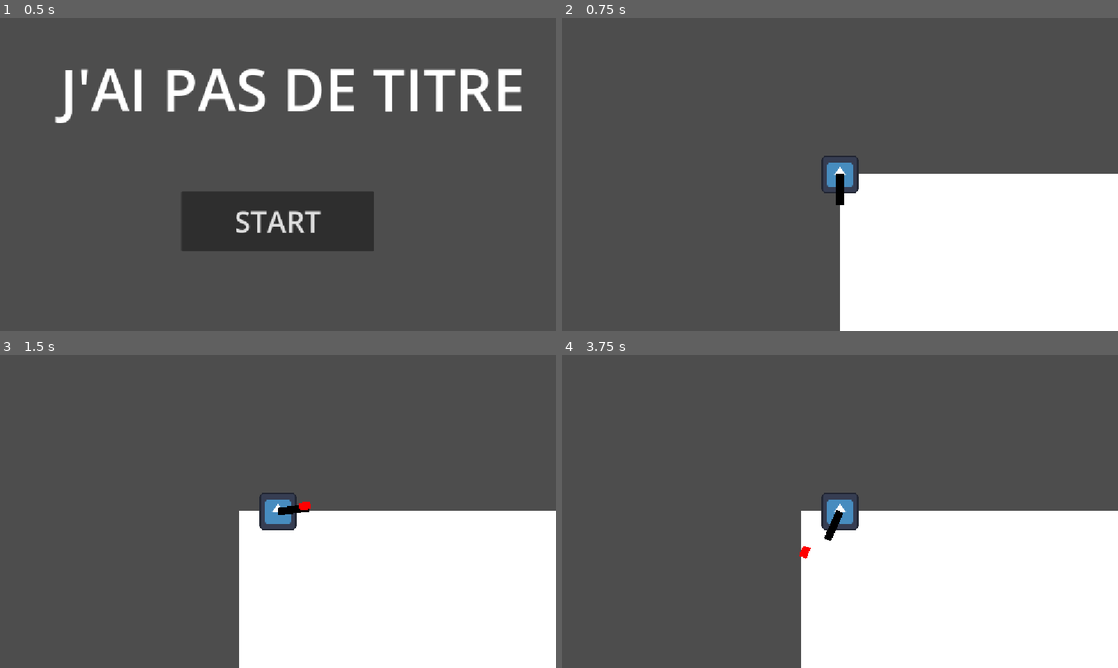
Above: before the commit, frames 1-4 (two rows, left to right).
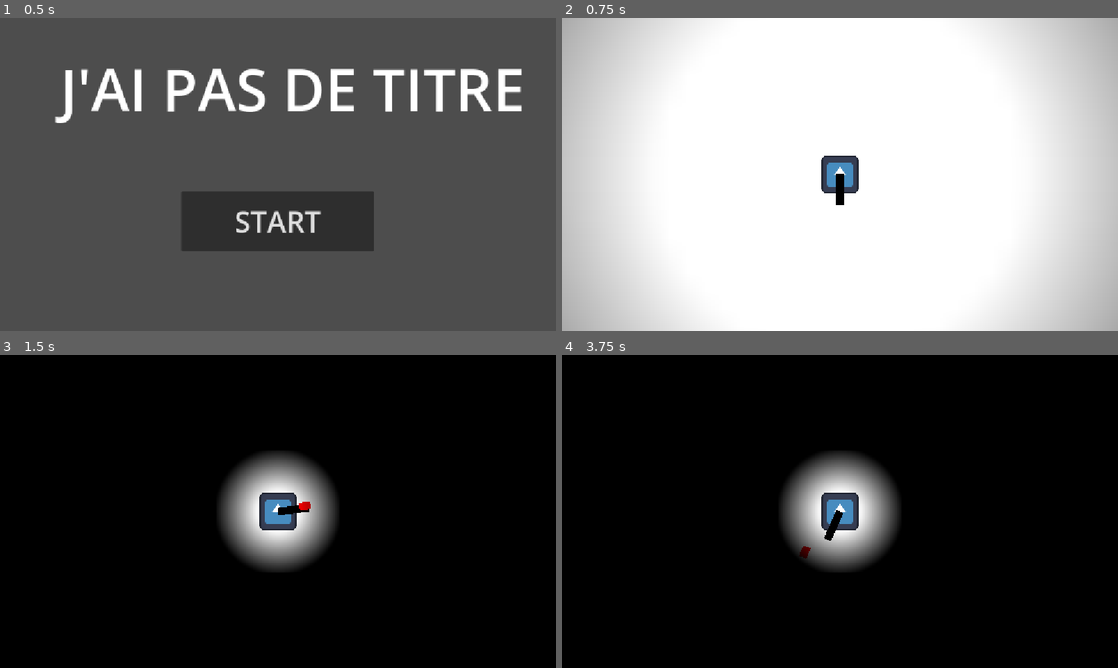
Above: after the commit, the same moments.

Repository: PandaMaki/game-jam-baudo
Game: Godot game, scene res://main.tscn
Same seed, same stepped clock (60 frames per second), same inputs: the game is played once before the commit and once after it. The engine's default icon, where the game draws it, is replaced by a stand-in: a white triangle on a blue panel in a dark square.
Inputs (mouse positions are in pixels of both pictures, inside the frame that each line leads up to):
- Up to frame 1 (0.5 s): no input
- Up to frame 2 (0.75 s): click "START" at 0.5 s
- Up to frame 3 (1.5 s): tap Enter (ui_accept) at 1.25 s; move the mouse to (400, 495) at 1.27 s; hold D (right) from 1.28 s (still down); tap Space (shoot) at 1.35 s
- Up to frame 4 (3.75 s): tap Enter (ui_accept) at 1.52, 2.27 s; move the mouse to (728, 527) at 2.02 s; tap Space (shoot) at 2.1, 2.85, 3.6 s; move the mouse to (895, 442) at 2.77 s; release D (right) at 2.78 s; hold A (left) 2.78-3.53 s; move the mouse to (812, 574) at 3.52 s; hold D (right) from 3.53 s (still down)

Frame 1 is identical in both runs. In frame 2, 81% of the frame differs, in the area x 0-100%, y 0-100%; in frame 3, 98%; in frame 4, 98%.

Commit message:
mécanique principale ajouté
quand on bouge, on voit pas grand chose, et quand on bouge pas on voit tout ! g utilisé un tween pr que sa clignote pas juste

Diff:
--- a/game.tscn
+++ b/game.tscn
@@ -19,8 +19,8 @@
 [node name="game" type="Node2D" unique_id=349331373]
 
 [node name="Sprite2D" type="Sprite2D" parent="." unique_id=177255385]
-position = Vector2(574.5, 324.375)
-scale = Vector2(4.4960938, 649.25)
+position = Vector2(523.9999, 276)
+scale = Vector2(9.468749, 1336)
 texture = SubResource("GradientTexture1D_ssvtb")
 
 [node name="Player" parent="." unique_id=872593450 instance=ExtResource("1_80nbo")]
@@ -35,3 +35,5 @@
 position = Vector2(938, 139)
 
 [node name="CanvasModulate" type="CanvasModulate" parent="." unique_id=1506803974]
+visible = false
+color = Color(0, 0, 0, 1)
--- a/project.godot
+++ b/project.godot
@@ -19,6 +19,10 @@
 
 window/stretch/mode="canvas_items"
 window/stretch/aspect="expand"
+
+[editor]
+
+movie_writer/movie_file="/home/mathieu/Applications/Godot/Videos/game-jam-baudo/video1.avi"
 
 [global_group]
 
--- a/scenes/player/player.gd
+++ b/scenes/player/player.gd
@@ -1,12 +1,17 @@
 extends CharacterBody2D
 
+#taille d'une case
 @export var taille_case = 80
-
 # Durée (en secondes) pour glisser d'une case à l'autre
 @export var duree_deplacement = 0.12
 
 # Vrai pendant l'animation : empêche de lancer un 2e déplacement en même temps
 var en_mouvement = false
+
+func _ready():
+	#lumière allumée
+	var tween = create_tween()
+	tween.tween_property($PointLight2D, "texture_scale", 10.0, 0.2)
 
 func _unhandled_input(event: InputEvent) -> void:
 	if event.is_action_pressed("up"):
@@ -17,7 +22,6 @@
 		essayer_deplacer(Vector2.LEFT)
 	elif event.is_action_pressed("right"):
 		essayer_deplacer(Vector2.RIGHT)
-
 
 func die():
 	queue_free()
@@ -30,8 +34,13 @@
 		return  # Mur : on annule, le perso ne bouge pas
 	# Pas d'obstacle : on lance le déplacement
 	en_mouvement = true
+
+	$TimerNoir.stop()
+	var tween = create_tween()
+	tween.tween_property($PointLight2D, "texture_scale", 1.0, 0.2)
+
 	# Le Tween anime une propriété progressivement dans le temps
-	var tween = create_tween()
+	tween = create_tween()
 	# Ici : global_position va de sa valeur actuelle à (actuelle + mouvement)
 	tween.tween_property(self, "global_position", global_position + mouvement, duree_deplacement)
 	# On attend la fin de l'animation avant de continuer
@@ -39,5 +48,10 @@
 	# Animation finie : le perso peut de nouveau bouger
 	en_mouvement = false
 
-func mecanique():
-	pass
+	$TimerNoir.start()
+
+func _on_timer_noir_timeout() -> void:
+	if en_mouvement:
+		return
+	var tween = create_tween()
+	tween.tween_property($PointLight2D, "texture_scale", 10.0, 0.5)
--- a/scenes/player/player.tscn
+++ b/scenes/player/player.tscn
@@ -18,6 +18,16 @@
 [sub_resource type="RectangleShape2D" id="RectangleShape2D_clr57"]
 size = Vector2(80, 80)
 
+[sub_resource type="Gradient" id="Gradient_gmlin"]
+offsets = PackedFloat32Array(0.22891566, 0.7409639)
+colors = PackedColorArray(1, 1, 1, 1, 0, 0, 0, 1)
+
+[sub_resource type="GradientTexture2D" id="GradientTexture2D_apd2n"]
+gradient = SubResource("Gradient_gmlin")
+fill = 1
+fill_from = Vector2(0.5, 0.5)
+fill_to = Vector2(0, 1)
+
 [node name="Player" type="CharacterBody2D" unique_id=872593450 groups=["player"]]
 script = ExtResource("1_dovo2")
 metadata/_edit_group_ = true
@@ -32,3 +42,17 @@
 [node name="Camera2D" type="Camera2D" parent="." unique_id=1252639716]
 
 [node name="Pistolet" parent="." unique_id=1604701422 instance=ExtResource("3_gmlin")]
+
+[node name="CanvasModulate" type="CanvasModulate" parent="." unique_id=664462105]
+color = Color(0, 0, 0, 1)
+
+[node name="TimerNoir" type="Timer" parent="." unique_id=618821640]
+wait_time = 0.3
+one_shot = true
+
+[node name="PointLight2D" type="PointLight2D" parent="." unique_id=936811513]
+position = Vector2(-3.8146973e-06, 0)
+scale = Vector2(4, 4)
+texture = SubResource("GradientTexture2D_apd2n")
+
+[connection signal="timeout" from="TimerNoir" to="." method="_on_timer_noir_timeout"]
